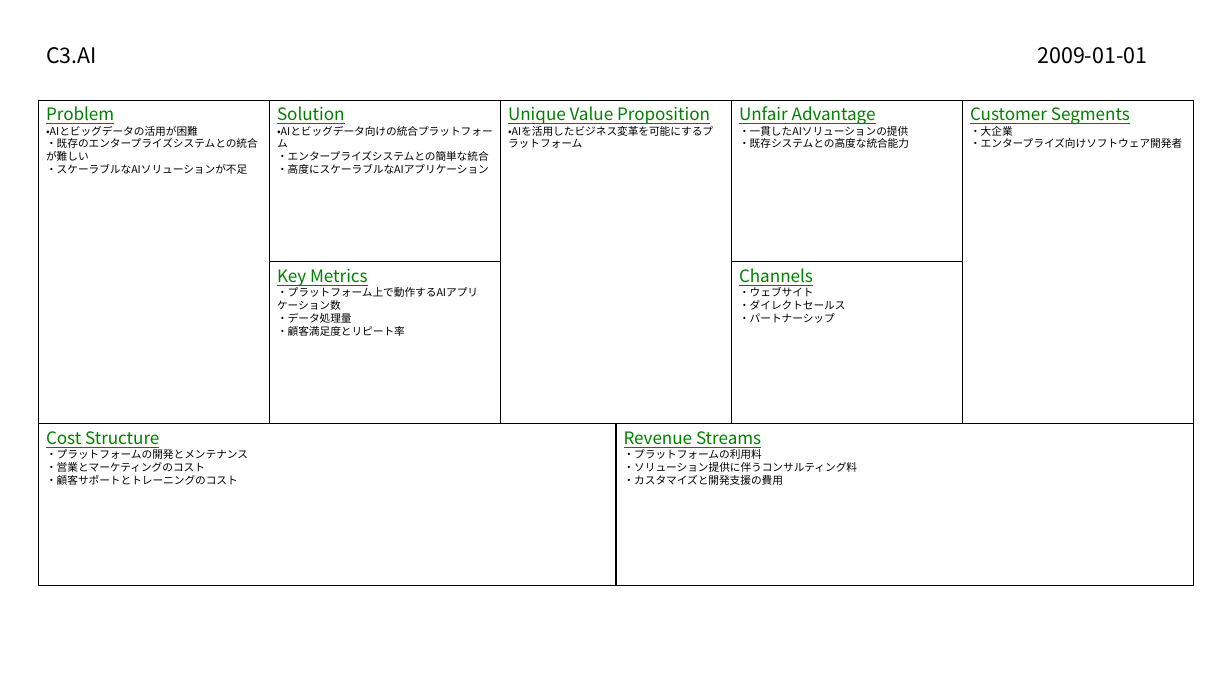
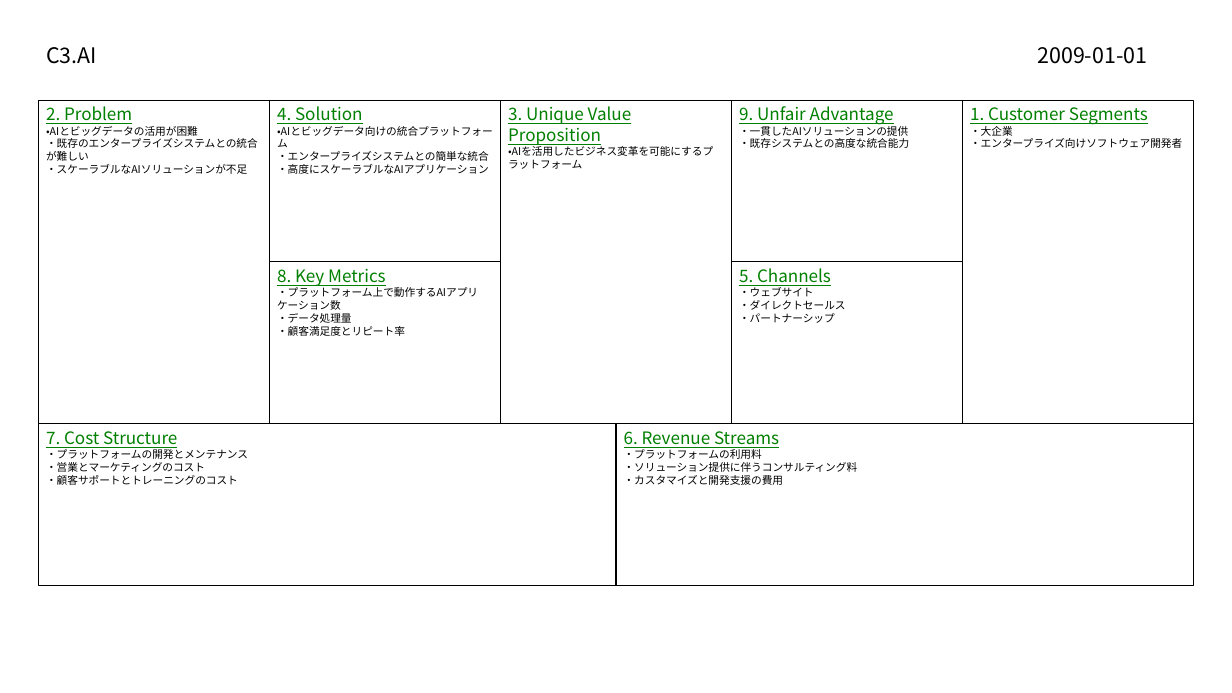
Before and after one commit to t0m0h1r0/LeanCanvas, a slide deck: slide 12 of sample.pptx. Drawn at 1232x693 pixels with LibreOffice and Linux fonts; fonts in the diff are those of the drawing. Boxes give left, top, right and bottom in pixels: in the first picture for what was removed or moved away, otherwise in the second. Text is boxed around its words. In the diff, an @@ line names an element or a change of style, - is before the commit and + after.

```diff
--- a/sample.pptx
+++ b/sample.pptx
@@ text in rectangle at [46,106,132,124]: text changed @@
-Problem
+2. Problem
@@ text in rectangle at [277,106,363,124]: text changed @@
-Solution
+4. Solution
@@ text in rectangle at [508,106,632,147]: text changed @@
-Unique Value Proposition
+3. Unique Value Proposition
@@ text in rectangle at [739,106,894,125]: text changed @@
-Unfair Advantage
+9. Unfair Advantage
@@ text in rectangle at [970,107,1148,125]: text changed @@
-Customer Segments
+1. Customer Segments
@@ text in rectangle at [277,269,386,288]: text changed @@
-Key Metrics
+8. Key Metrics
@@ text in rectangle at [739,268,831,288]: text changed @@
-Channels
+5. Channels
@@ text in rectangle at [46,431,177,450]: text changed @@
-Cost Structure
+7. Cost Structure
@@ text in rectangle at [624,431,779,450]: text changed @@
-Revenue Streams
+6. Revenue Streams
```
Also in this commit, not shown: 15 other slides changed, 3 other files.
